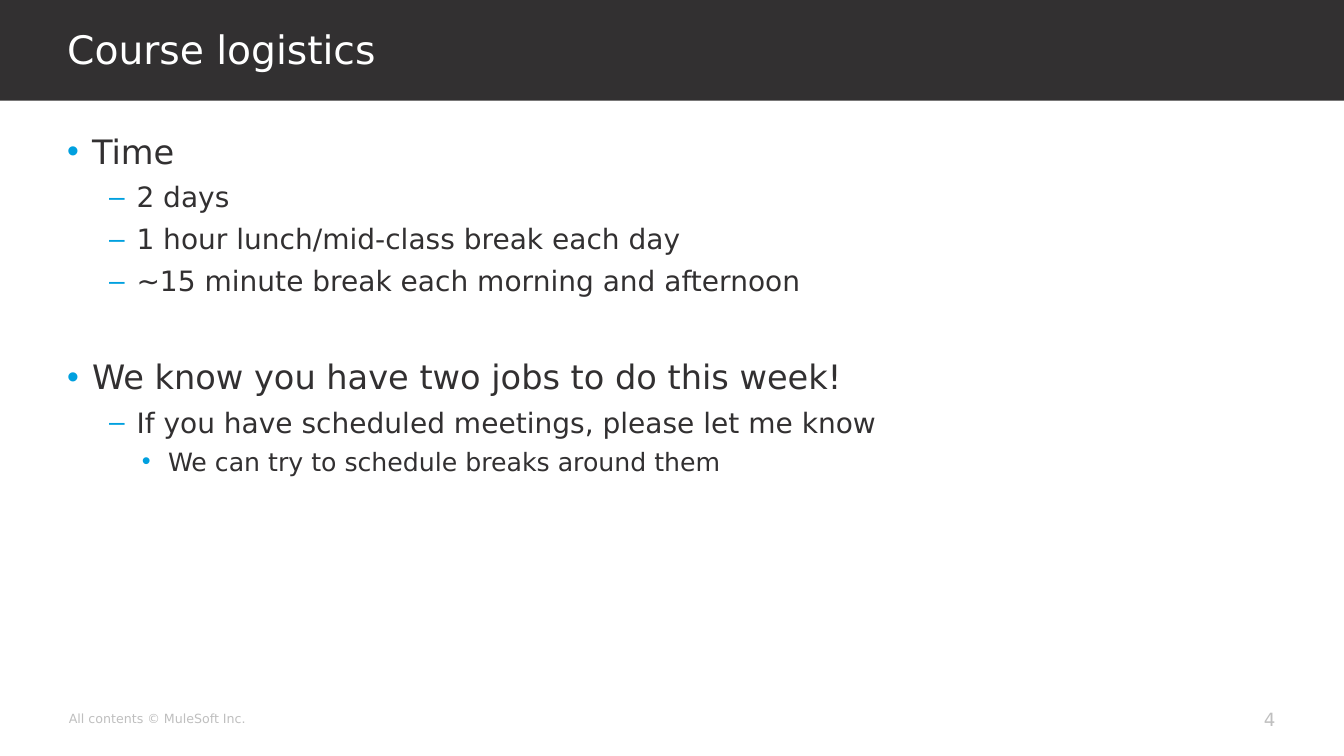
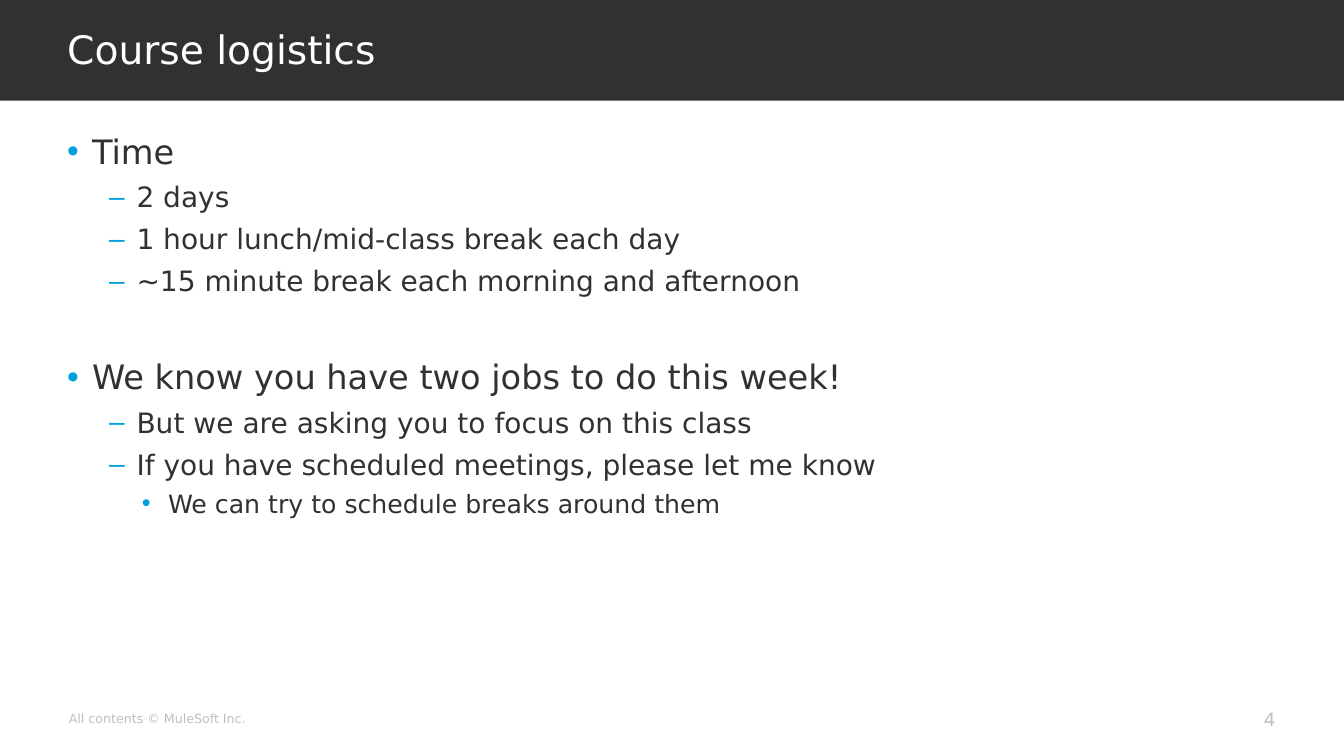
Before and after one commit to georgekwi/manual, a slide deck: slide 4 of slides/intro.pptx. Drawn at 1344x756 pixels with LibreOffice and Linux fonts; fonts in the diff are those of the drawing; background and template pictures are left out. Boxes give left, top, right and bottom in pixels: in the first picture for what was removed or moved away, otherwise in the second. Text is boxed around its words. In the diff, an @@ line names an element or a change of style, - is before the commit and + after.

```diff
--- a/slides/intro.pptx
+++ b/slides/intro.pptx
@@ text at [137,411,752,439]: paragraph added @@
+  – But we are asking you to focus on this class
```
Also in this commit, not shown: 5 other slides changed.
